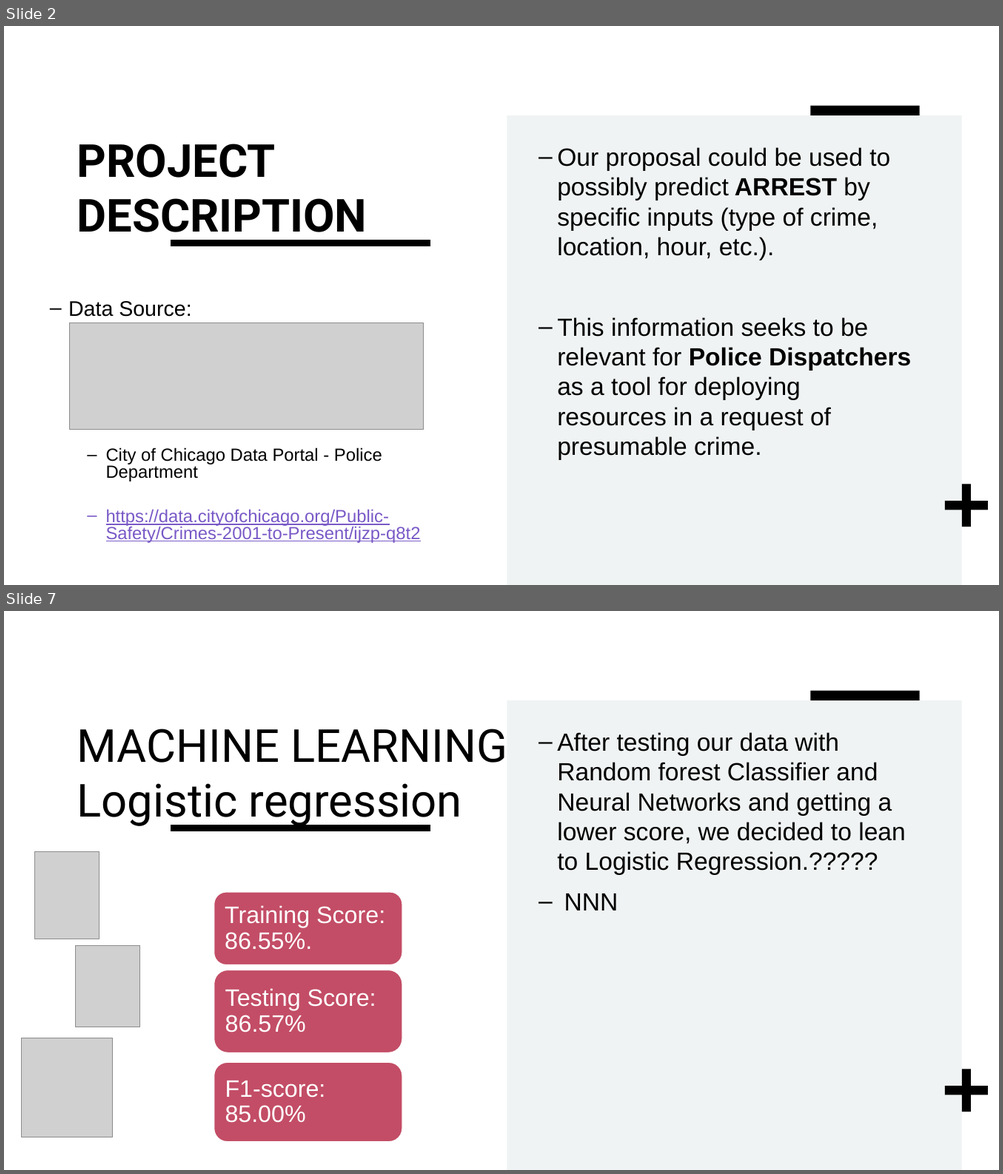
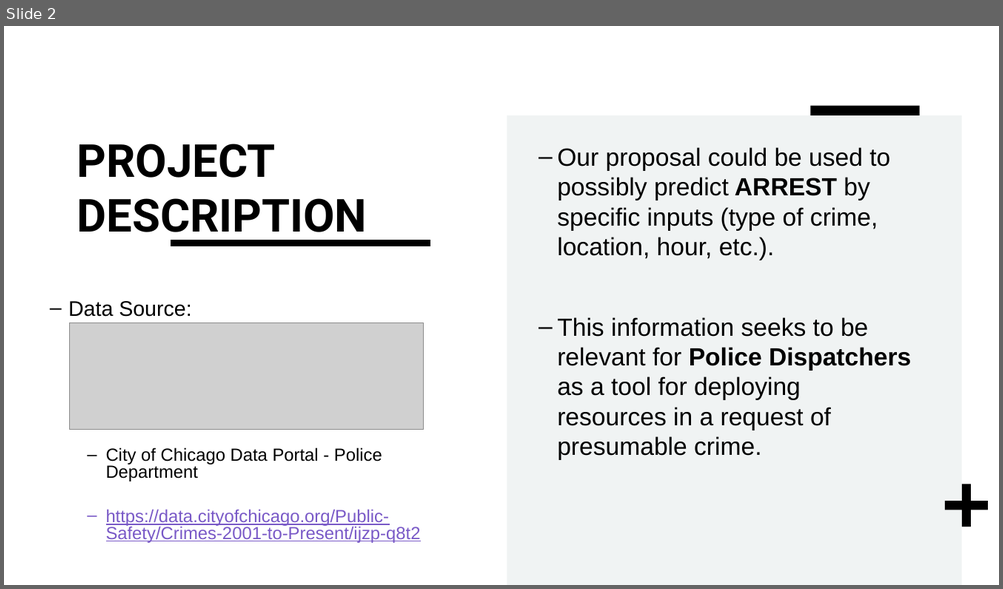
Before and after one commit to Karla-Flores/Arrests-Predictor, a slide deck: Group 2 - Arrest predictor.pptx. Shown one above the other, each under a label of ours: slides 2 and 7 before the commit, slide 2 after it; the slides between them are not shown. The pictures are 1003x1174 and 1003x589 pixels, drawn with LibreOffice and Linux fonts; fonts in the diff are those of the drawing; grey boxes stand for pictures. Boxes give left, top, right and bottom in pixels: in the first picture for what was removed or moved away, otherwise in the second. Text is boxed around its words. In the diff, an @@ line names an element or a change of style, - is before the commit and + after.

```diff
--- a/Group 2 - Arrest predictor.pptx
+++ b/Group 2 - Arrest predictor.pptx
@@ slide 7 removed at <box>4,611,999,1170</box>, background #FFFFFF; not listed: 3 template elements that a slide beside it also shows @@
@@ title removed at <box>77,729,508,828</box> @@
-MACHINE LEARNING
-Logistic regression
@@ text removed at <box>557,732,905,911</box> @@
-– After testing our data with Random forest Classifier and Neural Networks and getting a lower score, we decided to lean to Logistic Regression.?????
-– NNN
@@ rectangle removed at <box>171,826,430,831</box> @@
@@ picture removed at <box>34,851,99,939</box> @@
@@ picture removed at <box>75,946,140,1028</box> @@
@@ picture removed at <box>21,1039,113,1138</box> @@
@@ group removed at <box>213,892,401,1142</box>: 3 rounded rectangles, 3 texts @@
-Training Score: 86.55%.
-Testing Score: 86.57%
-F1-score: 85.00%
```
Also in this commit, not shown: 3 slides changed, 1 slide added, 3 other slides removed.
